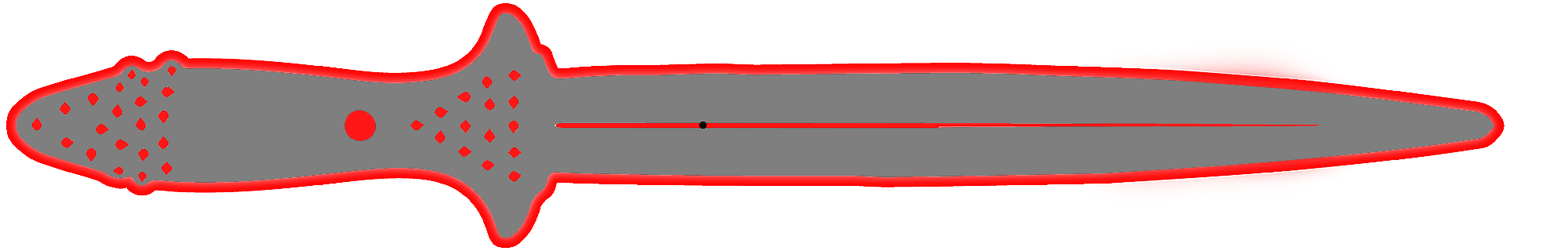
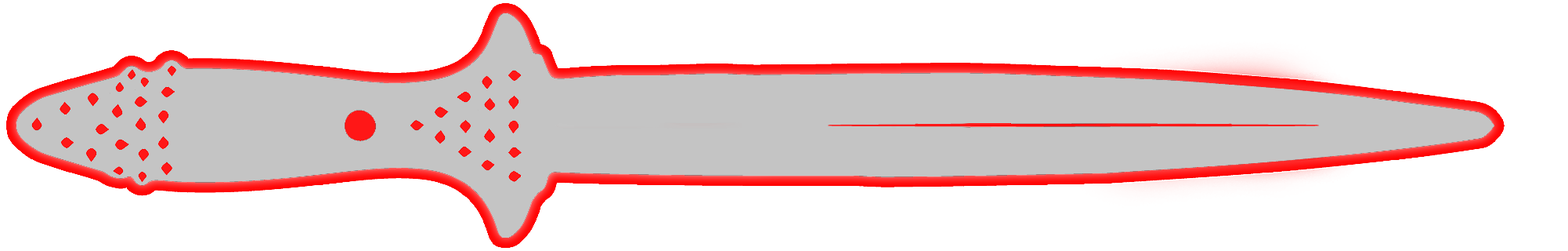
Layer changes from the first (1568, 251) image to the second:
hid "Layer 3", painted on it over [699, 121, 771, 129]
added layer "Layer 4" above "Layer 0 copy" over [827, 122, 976, 127]
added layer "Layer 0 copy" above "Layer 0" over [16, 13, 1495, 238]
hid "Layer 0" over [16, 13, 1495, 238]
"Layer 1": opacity 50% → 23%, painted on it over [16, 13, 1495, 238]
